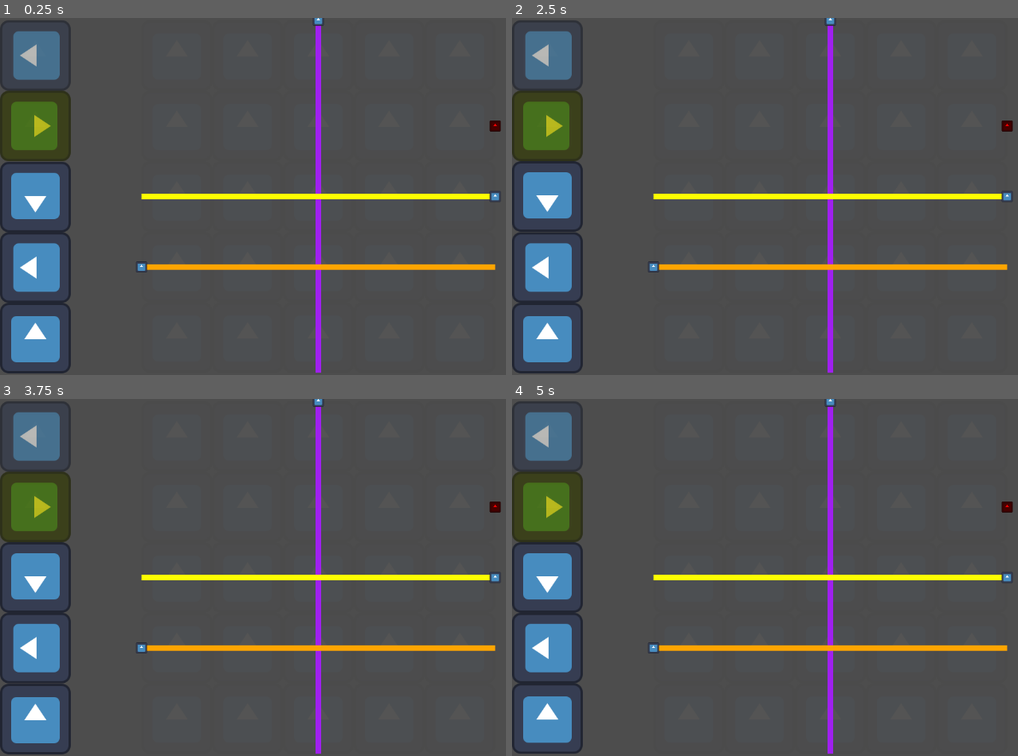
Above: before the commit, frames 1-4 (two rows, left to right).
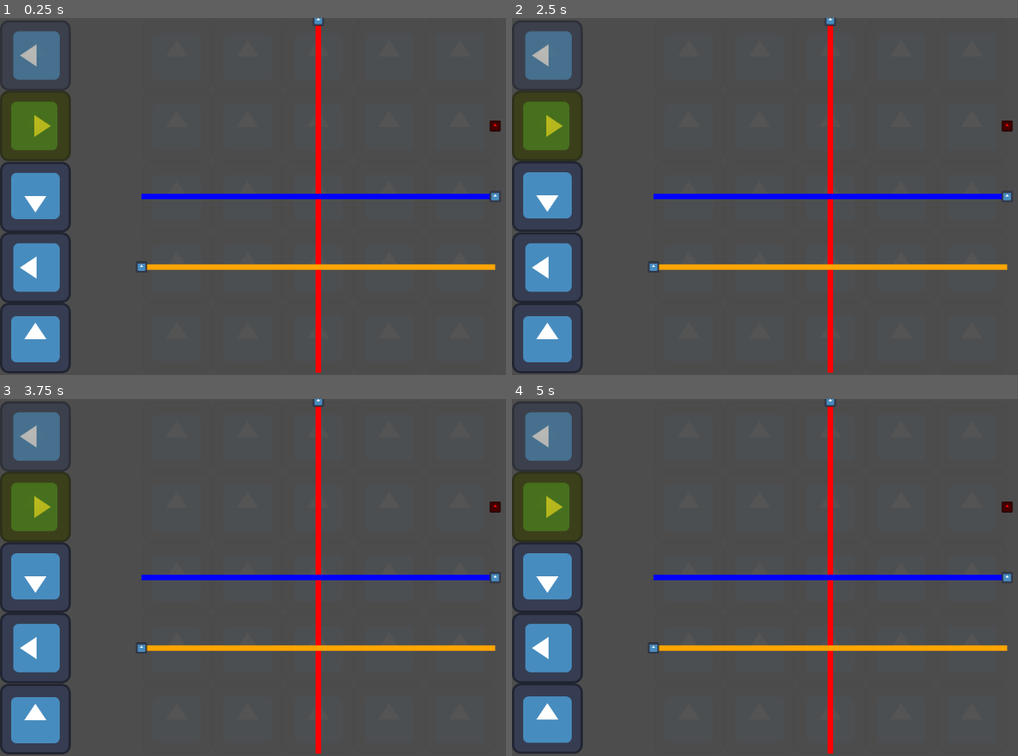
Above: after the commit, the same moments.

Repository: Phijo1/Prisma
Game: Godot game, scene res://level.tscn
Two runs of this game, one before a commit and one after it. Both use one fixed random seed, a clock stepped at 60 frames per second and the inputs below. The engine's default icon, where the game draws it, is replaced by a stand-in: a white triangle on a blue panel in a dark square.
Inputs (mouse positions are in pixels of both pictures, inside the frame that each line leads up to):
- Up to frame 1 (0.25 s): no input
- Up to frame 2 (2.5 s): tap Enter at 0.5, 2 s; move the mouse to (547, 53) at 0.52 s; hold E (r_right) 0.53-1.28 s; click (547, 53) at 0.67 s; tap Space at 1.25 s; move the mouse to (547, 125) at 1.27 s; hold Q (r_left) 1.28-2.03 s; click (547, 125) at 1.42 s; move the mouse to (547, 196) at 2.02 s; hold E (r_right) from 2.03 s (still down); click (547, 196) at 2.17 s
- Up to frame 3 (3.75 s): tap Space at 2.75 s; move the mouse to (35, 648) at 2.77 s; click (35, 648) at 2.92 s; tap Enter at 3.5 s; move the mouse to (35, 720) at 3.52 s; release E (r_right) at 3.53 s; hold Q (r_left) from 3.53 s (still down); click (35, 720) at 3.67 s
- Up to frame 4 (5 s): keep holding Q (r_left); tap Space at 4.25 s; move the mouse to (638, 523) at 4.27 s

The runs differ from the first frame. In frame 1, 2.1% of the frame differs, in the area x 27-97%, y 2-100%; in frame 2, 2.1%; in frame 3, 2.1%; in frame 4, 2.1%.

Commit message:
Fixed splitting primary colours and left splitter behaviour

Diff:
--- a/level.gd
+++ b/level.gd
@@ -188,9 +188,11 @@
 	if direc == "down":
 		if grid2DArray[i][j].prismSlot.direc == 1:
 			if (colour == 2) or (colour == 3) or (colour == 4):
-				grid2DArray[i][j].vert = [colour,1]
-				grid2DArray[i][j].drawLine()
-				rayDown(i,j,colour)
+				grid2DArray[i][j].tr = [colour,1]
+				grid2DArray[i][j].lt = [colour,2]
+				grid2DArray[i][j].drawLine()
+				rayRight(i,j,colour)
+				rayLeft(i,j,colour)
 			elif colour == 5:
 				grid2DArray[i][j].tr = [3,1]
 				grid2DArray[i][j].lt = [2,2]
@@ -212,8 +214,36 @@
 	elif direc == "left":
 		if grid2DArray[i][j].prismSlot.direc == 3:
 			if (colour == 2) or (colour == 3) or (colour == 4):
-				grid2DArray[i][j].hor = [colour,2]
-				grid2DArray[i][j].drawLine()
+				grid2DArray[i][j].tr = [colour,2]
+				grid2DArray[i][j].rb = [colour,1]
+				grid2DArray[i][j].drawLine()
+				rayUp(i,j,colour)
+				rayDown(i,j,colour)
+			elif colour == 5:
+				grid2DArray[i][j].tr = [3,2]
+				grid2DArray[i][j].rb = [2,1]
+				grid2DArray[i][j].drawLine()
+				rayUp(i,j,3)
+				rayDown(i,j,2)
+			elif colour == 6:
+				grid2DArray[i][j].tr = [3,2]
+				grid2DArray[i][j].rb = [4,1]
+				grid2DArray[i][j].drawLine()
+				rayUp(i,j,3)
+				rayDown(i,j,4)
+			elif colour == 7:
+				grid2DArray[i][j].tr = [2,2]
+				grid2DArray[i][j].rb = [4,1]
+				grid2DArray[i][j].drawLine()
+				rayUp(i,j,2)
+				rayDown(i,j,4)
+	elif direc == "up":
+		if grid2DArray[i][j].prismSlot.direc == 3:
+			if (colour == 2) or (colour == 3) or (colour == 4):
+				grid2DArray[i][j].rb = [colour,2]
+				grid2DArray[i][j].bl = [colour,1]
+				grid2DArray[i][j].drawLine()
+				rayRight(i,j,colour)
 				rayLeft(i,j,colour)
 			elif colour == 5:
 				grid2DArray[i][j].rb = [3,2]
@@ -233,36 +263,14 @@
 				grid2DArray[i][j].drawLine()
 				rayRight(i,j,2)
 				rayLeft(i,j,4)
-	elif direc == "up":
-		if grid2DArray[i][j].prismSlot.direc == 3:
-			if (colour == 2) or (colour == 3) or (colour == 4):
-				grid2DArray[i][j].vert = [colour,2]
-				grid2DArray[i][j].drawLine()
-				rayUp(i,j,colour)
-			elif colour == 5:
-				grid2DArray[i][j].rb = [3,2]
-				grid2DArray[i][j].bl = [2,1]
-				grid2DArray[i][j].drawLine()
-				rayRight(i,j,3)
-				rayLeft(i,j,2)
-			elif colour == 6:
-				grid2DArray[i][j].rb = [3,2]
-				grid2DArray[i][j].bl = [4,1]
-				grid2DArray[i][j].drawLine()
-				rayRight(i,j,3)
-				rayLeft(i,j,4)
-			elif colour == 7:
-				grid2DArray[i][j].rb = [2,2]
-				grid2DArray[i][j].bl = [4,1]
-				grid2DArray[i][j].drawLine()
-				rayRight(i,j,2)
-				rayLeft(i,j,4)
 	elif direc == "right":
 		if grid2DArray[i][j].prismSlot.direc == 4:
 			if (colour == 2) or (colour == 3) or (colour == 4):
-				grid2DArray[i][j].hor = [colour,1]
-				grid2DArray[i][j].drawLine()
-				rayRight(i,j,colour)
+				grid2DArray[i][j].lt = [colour,1]
+				grid2DArray[i][j].bl = [colour,2]
+				grid2DArray[i][j].drawLine()
+				rayUp(i,j,colour)
+				rayDown(i,j,colour)
 			elif colour == 5:
 				grid2DArray[i][j].lt = [3,1]
 				grid2DArray[i][j].bl = [2,2]
--- a/level.tscn
+++ b/level.tscn
@@ -38,7 +38,7 @@
 
 [node name="EmptyGrid3" parent="CanvasLayer/RayGrid" instance=ExtResource("1_u52ul")]
 layout_mode = 2
-source = [5, 1]
+source = [2, 1]
 
 [node name="EmptyGrid4" parent="CanvasLayer/RayGrid" instance=ExtResource("1_u52ul")]
 layout_mode = 2
@@ -76,7 +76,7 @@
 
 [node name="EmptyGrid15" parent="CanvasLayer/RayGrid" instance=ExtResource("1_u52ul")]
 layout_mode = 2
-source = [4, 2]
+source = [3, 2]
 
 [node name="EmptyGrid16" parent="CanvasLayer/RayGrid" instance=ExtResource("1_u52ul")]
 layout_mode = 2
